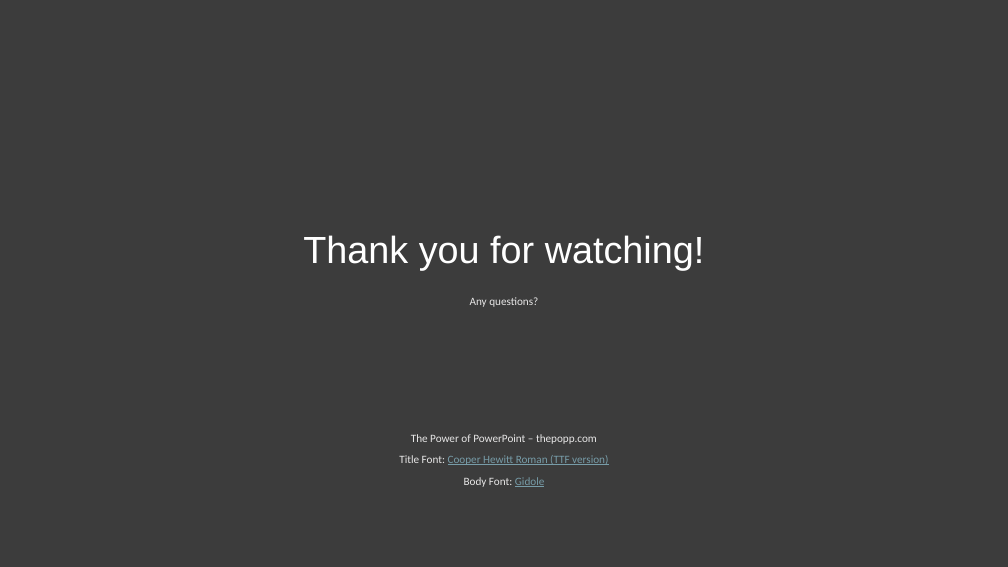
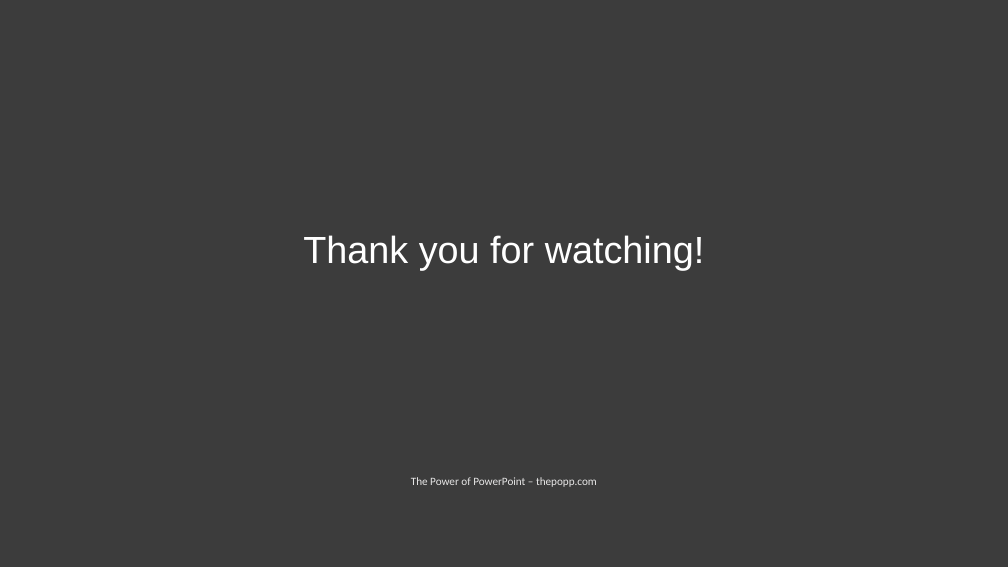
Before and after one commit to BabyFace-Creation/srs, a slide deck: slide 21 of Software Requirements Specification.pptx (slide 22 before the commit). Drawn at 1008x567 pixels with LibreOffice and Linux fonts; fonts in the diff are those of the drawing. Boxes give left, top, right and bottom in pixels: in the first picture for what was removed or moved away, otherwise in the second. Text is boxed around its words. In the diff, an @@ line names an element or a change of style, - is before the commit and + after.

```diff
--- a/Software Requirements Specification.pptx
+++ b/Software Requirements Specification.pptx
@@ text removed at box(470, 297, 538, 307) @@
-Any questions?
@@ text at box(399, 455, 608, 487): paragraphs removed @@
-Title Font: Cooper Hewitt Roman (TTF version)
-Body Font: Gidole
```
Also in this commit, not shown: 1 slide removed, 6 other files.
